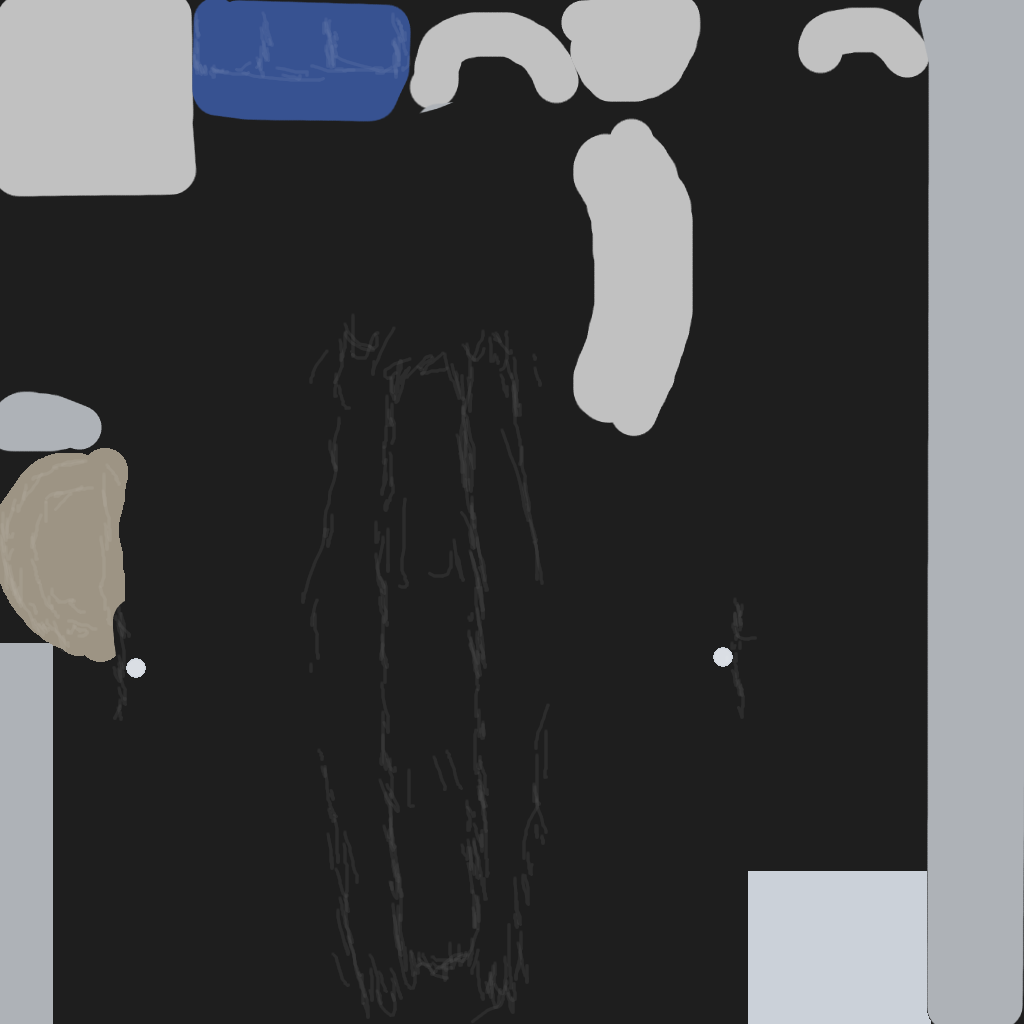
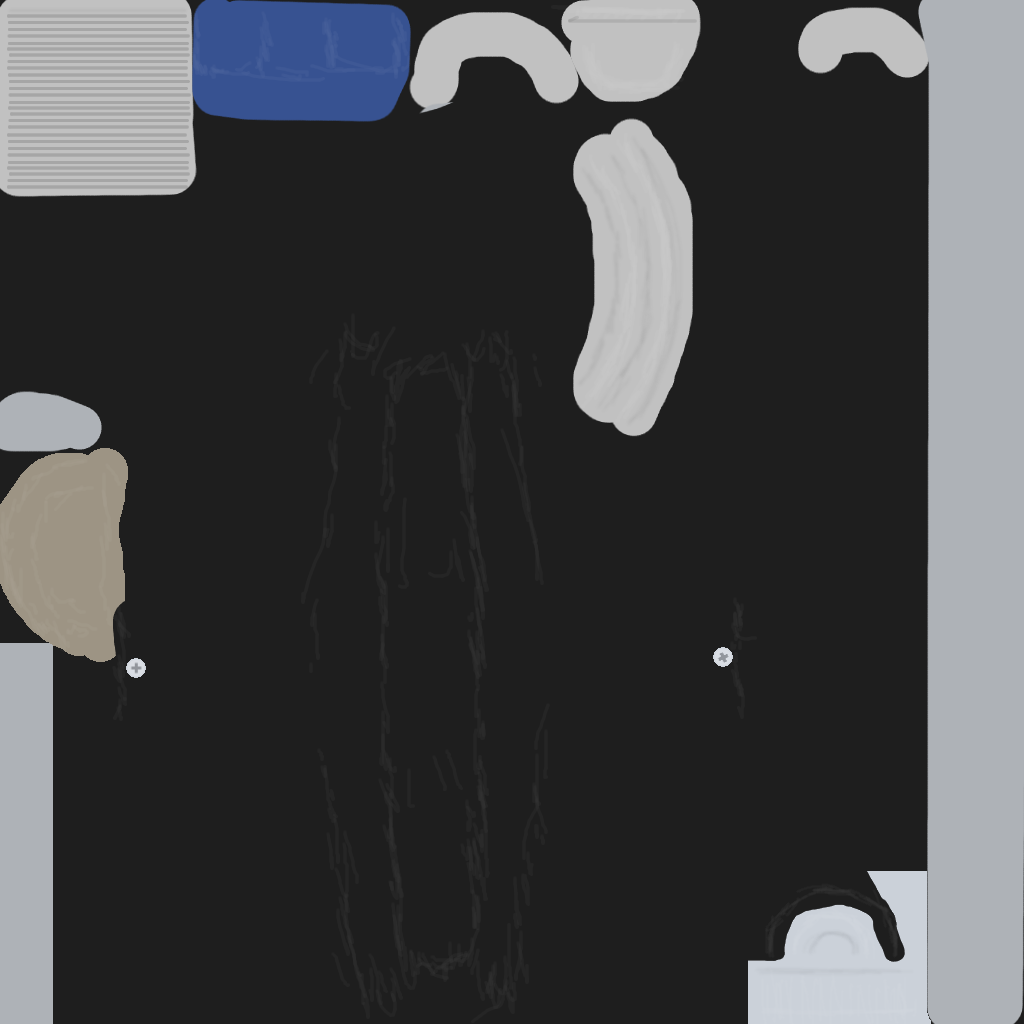
Layered file, before and after one edit (1024px x 1024px). Changes by layer:
"Scratch": opacity 19% → 10%, painted on it over (0, 5, 916, 1023)
added layer "shade" above "Edges" over (7, 7, 913, 977)
painted on "Edges" over (7, 14, 729, 674)
painted on "Blocks" over (748, 871, 905, 962)
